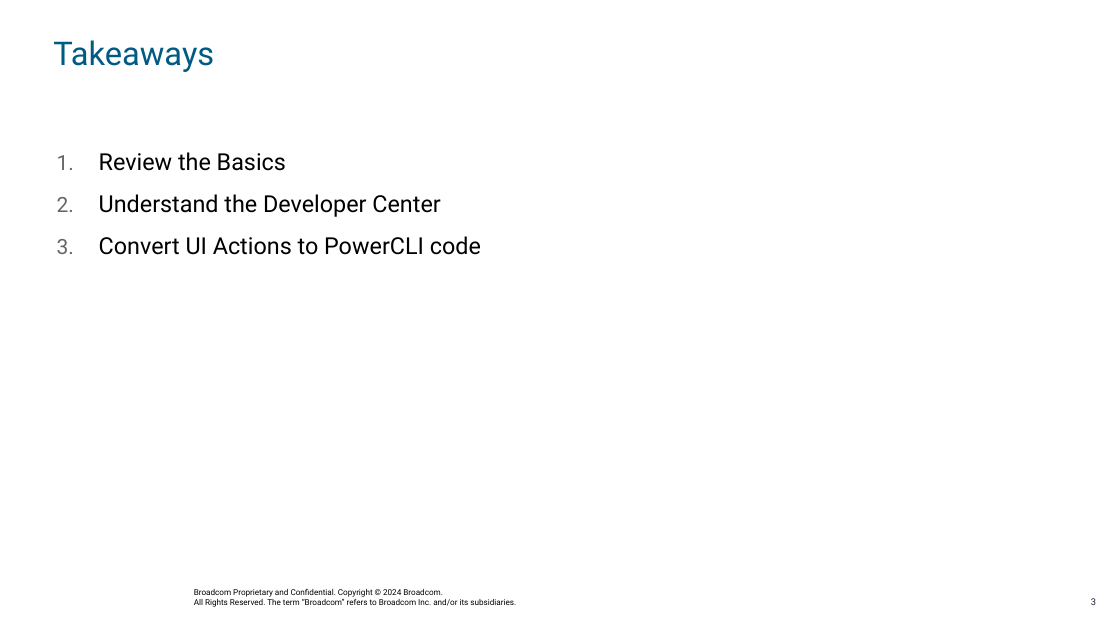
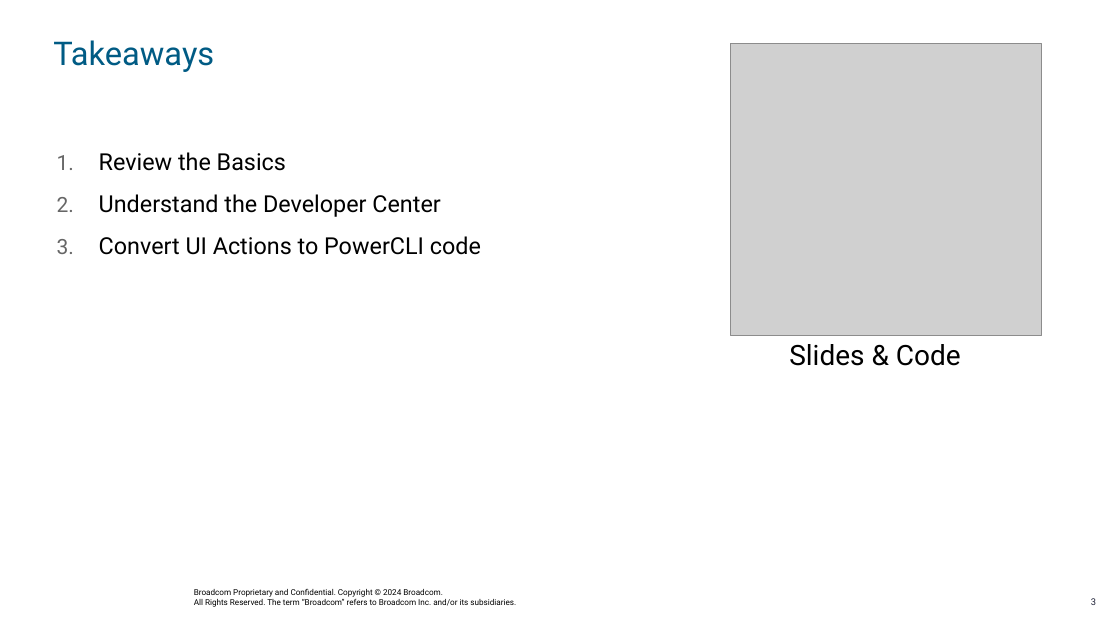
Before and after one commit to jpsider/Invoke-Automation, a slide deck: slide 3 of Powercli/VMwareExplore_2024/PowerCLI_201/CODE1744LV - PowerCLI 201 - From the Shell to Writing Scripts.pptx. Drawn at 1120x630 pixels with LibreOffice and Linux fonts; fonts in the diff are those of the drawing; grey boxes stand for pictures; background and template pictures are left out. Boxes give left, top, right and bottom in pixels: in the first picture for what was removed or moved away, otherwise in the second. Text is boxed around its words. In the diff, an @@ line names an element or a change of style, - is before the commit and + after.

```diff
--- a/Powercli/VMwareExplore_2024/PowerCLI_201/CODE1744LV - PowerCLI 201 - From the Shell to Writing Scripts.pptx
+++ b/Powercli/VMwareExplore_2024/PowerCLI_201/CODE1744LV - PowerCLI 201 - From the Shell to Writing Scripts.pptx
@@ picture added at (x1=730, y1=44, x2=1042, y2=335) @@
@@ text added at (x1=789, y1=344, x2=961, y2=366), 24 pt, text #000000 @@
+Slides & Code
```
Also in this commit, not shown: 5 other slides changed, 1 slide added, 4 other files.
